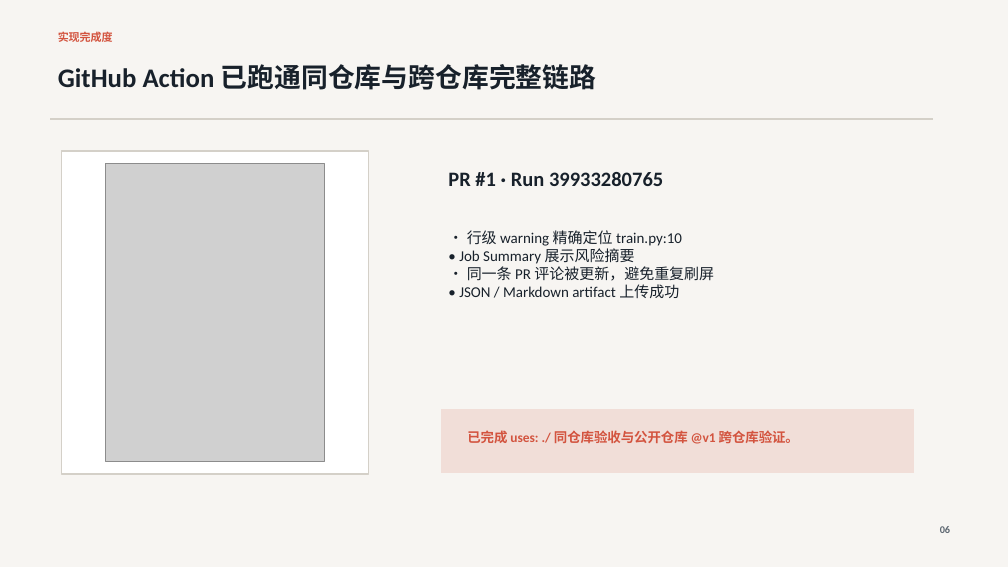
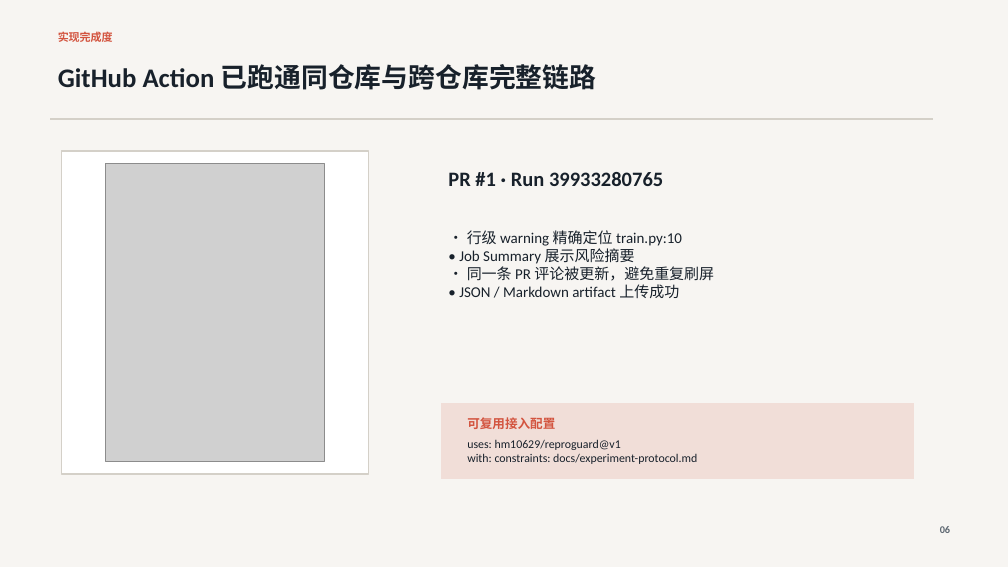
Before and after one commit to hm10629/reproguard, a slide deck: slide 6 of deliverables/ReproGuard答辩PPT-优化版.pptx. Drawn at 1008x567 pixels with LibreOffice and Linux fonts; fonts in the diff are those of the drawing; grey boxes stand for pictures. Boxes give left, top, right and bottom in pixels: in the first picture for what was removed or moved away, otherwise in the second. Text is boxed around its words. In the diff, an @@ line names an element or a change of style, - is before the commit and + after.

```diff
--- a/deliverables/ReproGuard答辩PPT-优化版.pptx
+++ b/deliverables/ReproGuard答辩PPT-优化版.pptx
@@ rectangle: place and size @@
-rectangle at (441, 410, 913, 473)
+rectangle at (441, 403, 913, 479)
@@ text at (467, 417, 555, 429): text changed; size 12.8 to 12 pt @@
-已完成 uses: ./ 同仓库验收与公开仓库 @v1 跨仓库验证。
+可复用接入配置
@@ text added at (467, 439, 697, 464), 11.2 pt, text #18212B @@
+uses: hm10629/reproguard@v1
+with: constraints: docs/experiment-protocol.md
```
Also in this commit, not shown: 4 other files.
